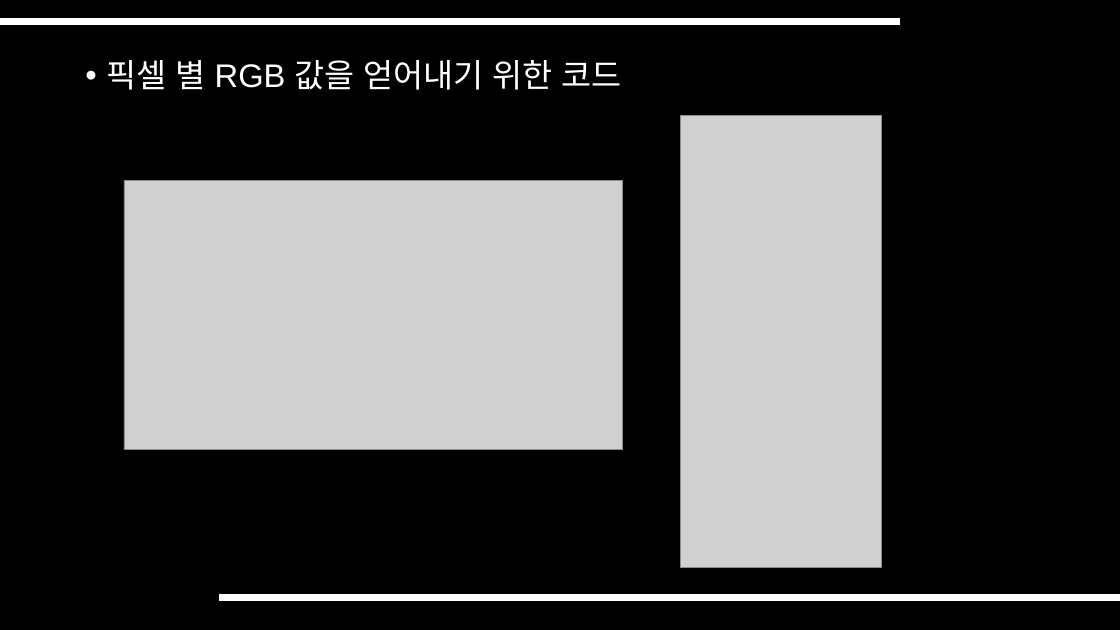
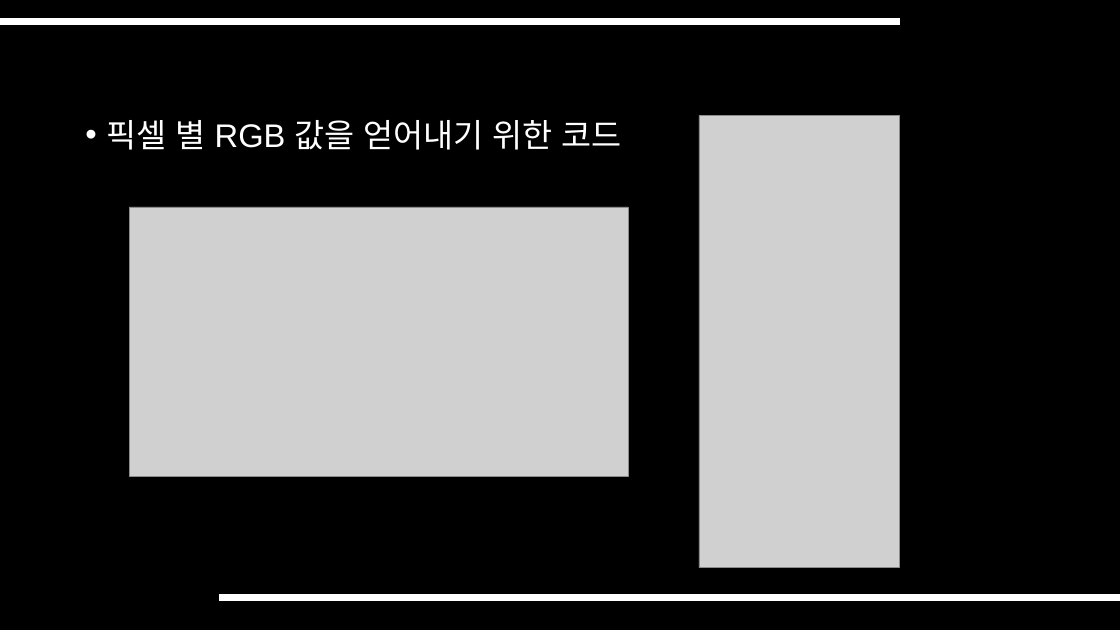
Before and after one commit to SeungHwanK/Team-K_5, a slide deck: slide 9 of 2. 김종욱 교수님 미팅 준비 자료/Subjects.pptx. Drawn at 1120x630 pixels with LibreOffice and Linux fonts; fonts in the diff are those of the drawing; grey boxes stand for pictures. Boxes give left, top, right and bottom in pixels: in the first picture for what was removed or moved away, otherwise in the second. Text is boxed around its words. In the diff, an @@ line names an element or a change of style, - is before the commit and + after.

Commit message:
[#0002-1] 김종욱 교수님 미팅 자료 작성
[2번 과제]
4월 첫째주 ppt 발표를 위한 새로운 버전 업로드

```diff
--- a/2. 김종욱 교수님 미팅 준비 자료/Subjects.pptx
+++ b/2. 김종욱 교수님 미팅 준비 자료/Subjects.pptx
@@ text "픽셀 별 RGB 값을 얻어내기 ...": place and size @@
-text "픽셀 별 RGB 값을 얻어내기 ..." at [106,60,622,90]
+text "픽셀 별 RGB 값을 얻어내기 ..." at [106,120,622,150]
@@ picture: place and size @@
-picture at [681,116,881,568]
+picture at [699,116,900,568]
@@ picture: place and size @@
-picture at [124,181,623,450]
+picture at [129,207,628,476]
```
Also in this commit, not shown: 2 other slides changed.
